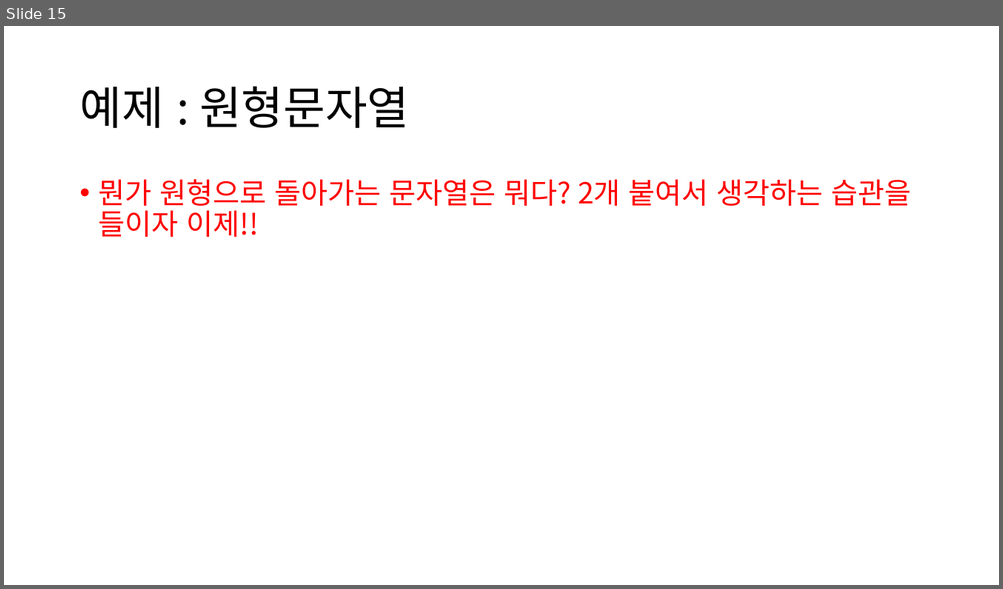
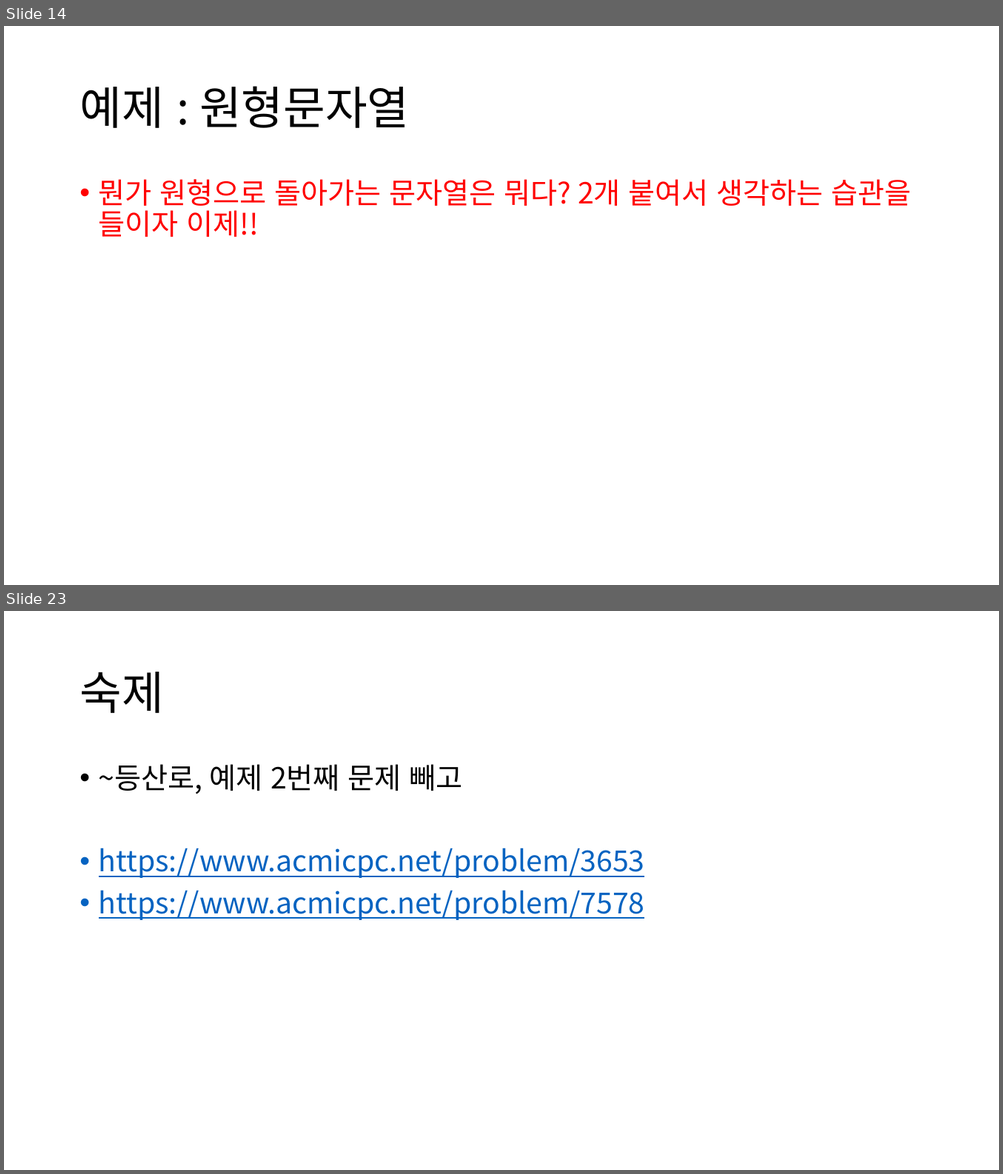
Before and after one commit to ALGOSOPT/algosopt, a slide deck: Chapter20/접미사배열ppt.pptx. Shown one above the other, each under a label of ours: slide 15 before the commit, slides 14 and 23 after it; the slides between them are not shown. The pictures are 1003x589 and 1003x1174 pixels, drawn with LibreOffice and Linux fonts; fonts in the diff are those of the drawing. Boxes give left, top, right and bottom in pixels: in the first picture for what was removed or moved away, otherwise in the second. Text is boxed around its words. In the diff, an @@ line names an element or a change of style, - is before the commit and + after.

```diff
--- a/Chapter20/접미사배열ppt.pptx
+++ b/Chapter20/접미사배열ppt.pptx
@@ slide 23 added at <box>4,611,999,1170</box>, background #FFFFFF @@
@@ title added at <box>79,672,163,713</box>, 44 pt, text #000000 @@
+숙제
@@ text added at <box>99,764,645,920</box>, 28 pt, text #0563C1, underline @@
+• ~등산로, 예제 2번째 문제 빼고
+• https://www.acmicpc.net/problem/3653
+• https://www.acmicpc.net/problem/7578
@@ what was slide 15 is now slide 14 @@
```
Also in this commit, not shown: 5 slides changed, 8 other slides added, 3 slides removed, 4 other files.
